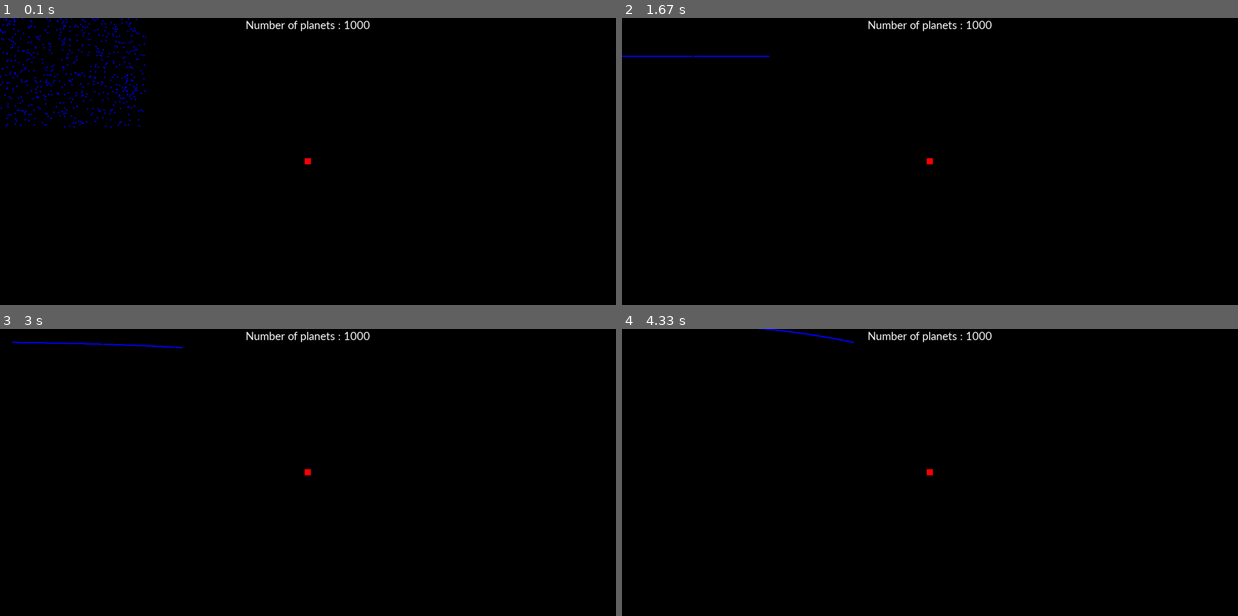
Above: before the commit, frames 1-4 (two rows, left to right).
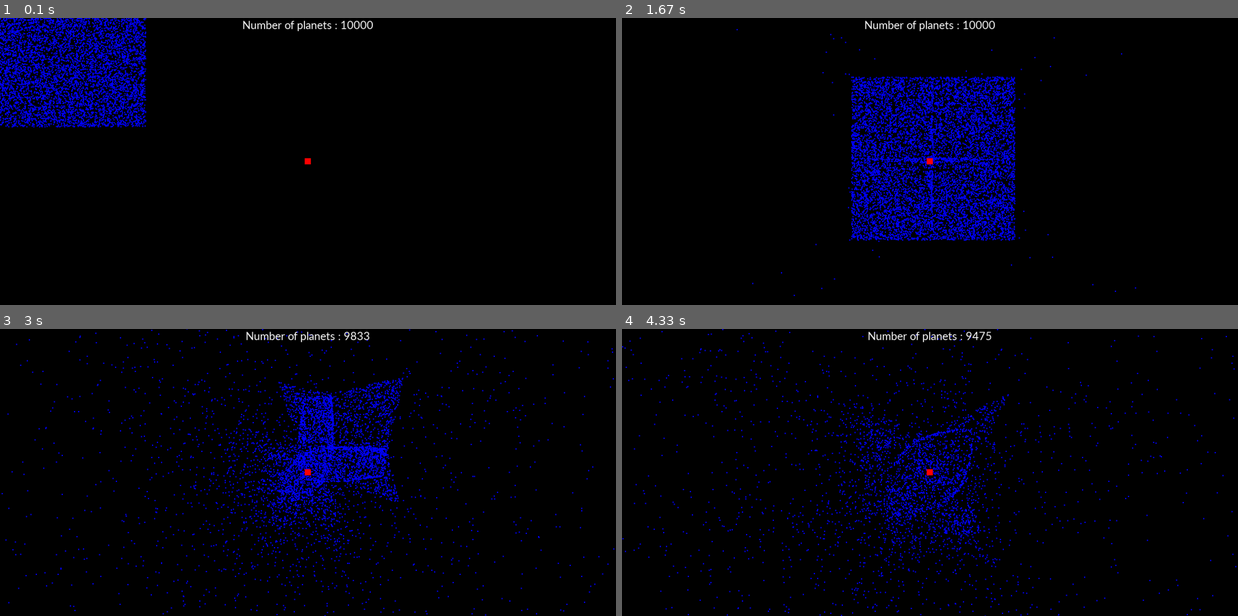
Above: after the commit, the same moments.

Repository: Manan-200/Python
Game: pygame game, started from Random_programs/gravity.py
The game is run twice, just before and just after one commit, with the same random seed, the same clock (stepped at 60 frames per second) and the same inputs.
Inputs (mouse positions are in pixels of both pictures, inside the frame that each line leads up to):
- Up to frame 1 (0.1 s): no input
- Up to frame 2 (1.67 s): move the mouse to (905, 172) at 0.37 s; tap Space at 0.83, 1.5 s; click (1022, 61) at 1.22 s
- Up to frame 3 (3 s): no input
- Up to frame 4 (4.33 s): no input

The runs differ from the first frame. In frame 1, 5.9% of the frame differs, in the area x 0-61%, y 0-39%; in frame 2, 10%, in the area x 0-84%, y 0-97%; in frame 3, 7.2%; in frame 4, 5.3%.

Commit message:
Removing planets

Diff:
--- a/Random_programs/gravity.py
+++ b/Random_programs/gravity.py
@@ -13,7 +13,7 @@
 R = 0
 pos_x_list, pos_y_list = [], []
 planet_list = []
-planets = 1000
+planets = 10000
 barriers = False
 movable = False
 
@@ -66,10 +66,10 @@
 
 def randomize_coords():
     global c1, c2, c3, c4
-    c1 = pygame.mouse.get_pos()[0] + random.randrange(-200, 200), pygame.mouse.get_pos()[1] + random.randrange(-200, 200)
-    c2 = width/10 + random.randrange(-200, 200), height/10 + random.randrange(-200, 200)
-    c3 = width/2 + random.randrange(-200, 200), height/2 + random.randrange(-200, 200)
-    c4 = width/10 + random.randrange(-200, 200), 100
+    c1 = pygame.mouse.get_pos()[0] + random.randrange(-200, 200), pygame.mouse.get_pos()[1] + random.randrange(-200, 200) #Square at mouse
+    c2 = width/10 + random.randrange(-200, 200), height/10 + random.randrange(-200, 200) #Square at top left
+    c3 = width/2 + random.randrange(-200, 200), height/2 + random.randrange(-200, 200) #Square at center
+    c4 = width/10 + random.randrange(-200, 200), 100 #Line at top left
 
 randomize_coords()
 
@@ -86,7 +86,7 @@
                 pos_x_list, pos_y_list = [], []
                 for i in range(planets):
                     randomize_coords()
-                    coords = c4
+                    coords = c3
                     planet = Planet(coords[0], coords[1], 3, 3, planet_mass)
                     planet_list.append(planet)
 
@@ -115,6 +115,10 @@
         force = G * star.mass * planet.mass / (R ** 2)
         accl_x = force / planet_mass
         accl_y = force / planet_mass
+
+        #Removing planet if it goes too far
+        if accl_x < 0.01 and accl_y < 0.01:
+            planet_list.remove(planet)
 
         #Calculating velocity
         pos_x_list.append(planet.x)
@@ -150,10 +154,6 @@
         planet.move_x(planet.x_vel/fps)
         planet.move_y(planet.y_vel/fps)
 
-        #Removing planet if it goes out of bounds
-        if planet.x > 10000 or planet.x < -10000 or planet.y > 10000 or planet.y < -10000:
-            planet_list.remove(planet)
-
         #Displaying statistics
         """stats_text = stats_font.render((f"x_vel : {round(x_vel)} pixels/s ; y_vel : {round(y_vel)} pixels/s ; distance : {round(R)} m ; velocity : {vel} m/s"), 1, (255, 255, 255))
         win.blit(stats_text, (width/2 - stats_text.get_width()/2, 0))"""
